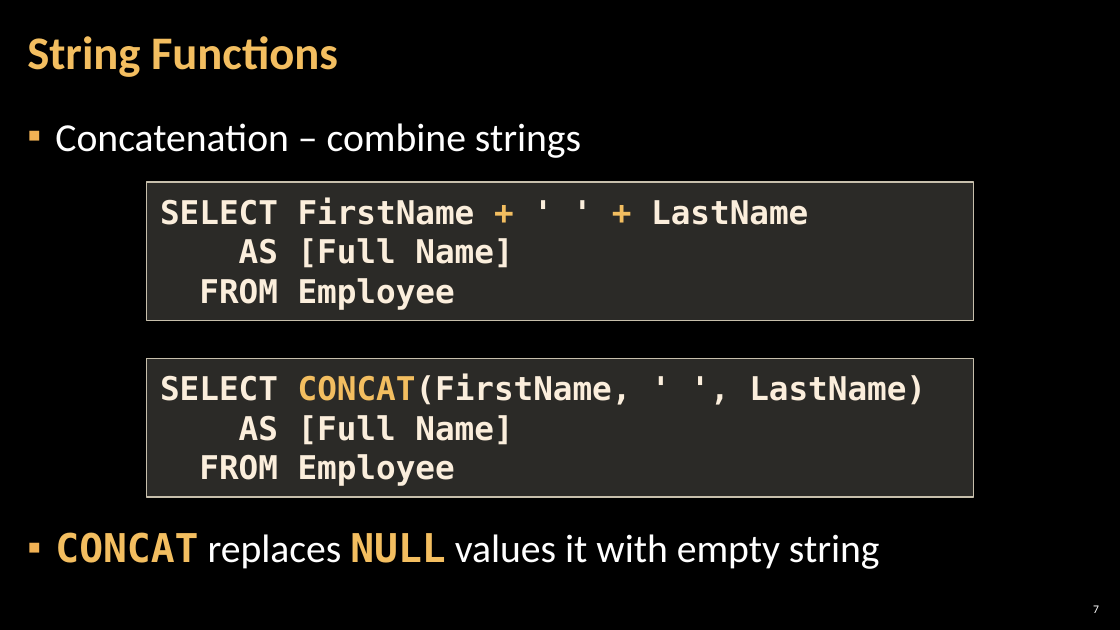
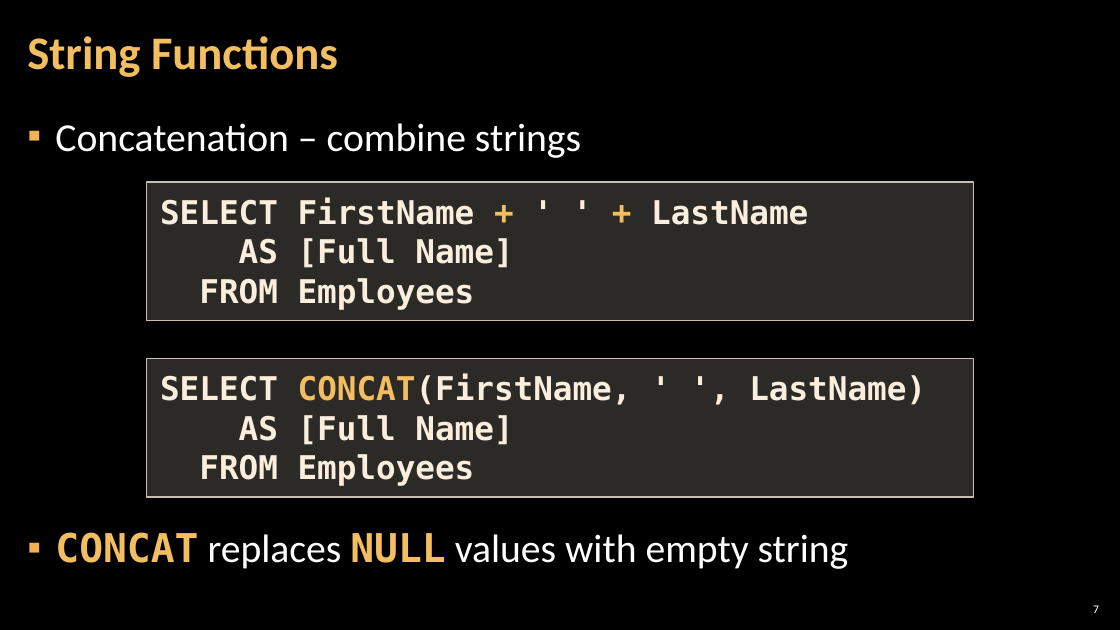
Before and after one commit to pirocorp/Databases-Basics-MS-SQL-Server, a slide deck: slide 7 of 03. Built-in functions/03. DB-Basics-Built-in-functions.pptx. Drawn at 1120x630 pixels with LibreOffice and Linux fonts; fonts in the diff are those of the drawing; background and template pictures are left out. Boxes give left, top, right and bottom in pixels: in the first picture for what was removed or moved away, otherwise in the second. Text is boxed around its words. In the diff, an @@ line names an element or a change of style, - is before the commit and + after.

Commit message:
03. Built-in functions - Lab

```diff
--- a/03. Built-in functions/03. DB-Basics-Built-in-functions.pptx
+++ b/03. Built-in functions/03. DB-Basics-Built-in-functions.pptx
@@ text in rectangle at bbox=[199, 278, 475, 310]: text changed @@
-FROM Employee
+FROM Employees
@@ text in rectangle at bbox=[199, 454, 475, 486]: text changed @@
-FROM Employee
+FROM Employees
@@ text at bbox=[55, 532, 849, 569]: text changed @@
-▪ CONCAT replaces NULL values it with empty string
+▪ CONCAT replaces NULL values with empty string
```
Also in this commit, not shown: 1 other slide changed, 7 other files.
